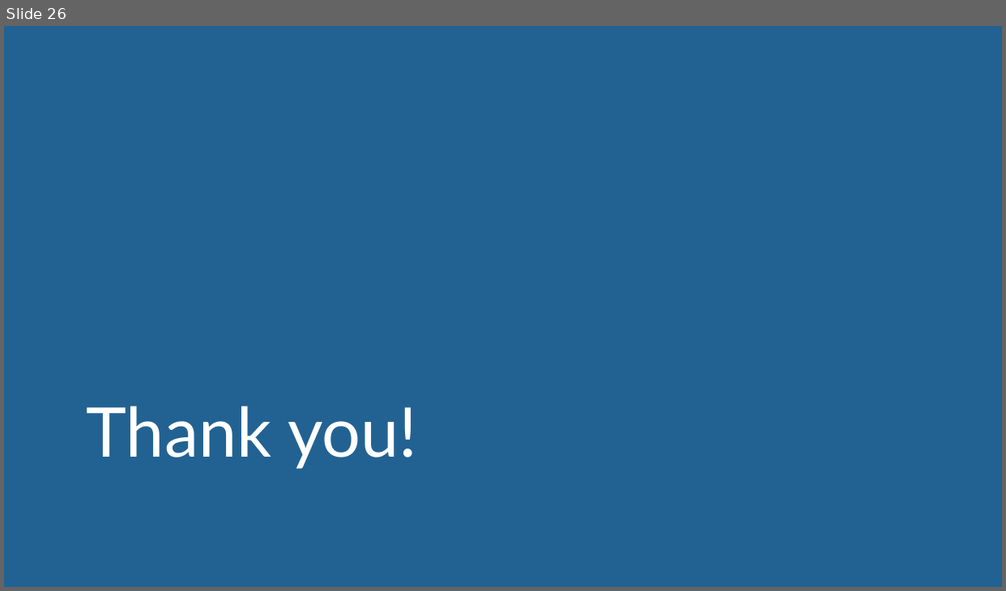
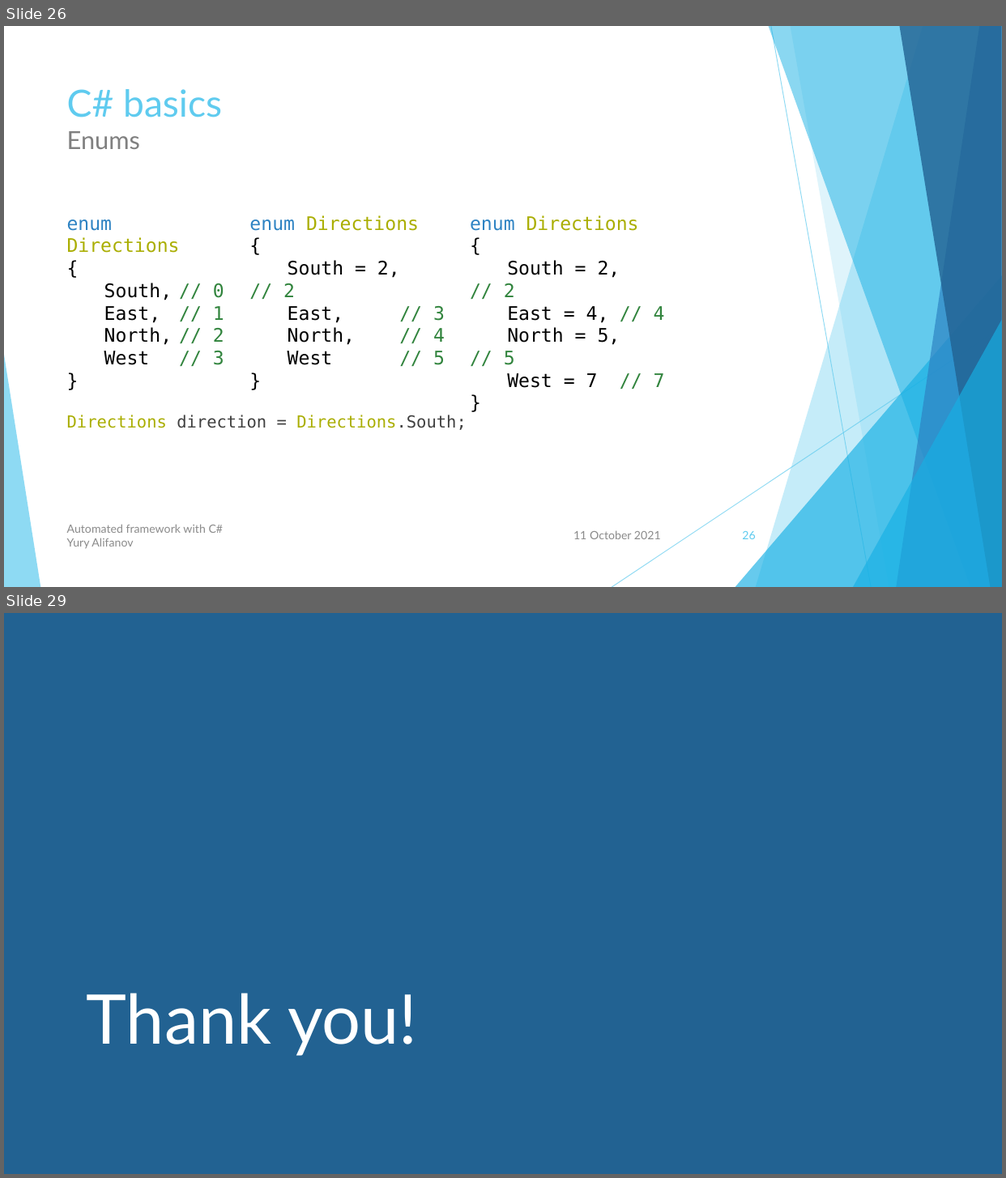
Before and after one commit to user-yalif/ITLeadersCourseAlifanov, a slide deck: Alifanov.ITLeadersCourse/Automated framework with C#.pptx. Shown one above the other, each under a label of ours: slide 26 before the commit, slides 26 and 29 after it; the slides between them are not shown. The pictures are 1006x591 and 1006x1178 pixels, drawn with LibreOffice and Linux fonts; fonts in the diff are those of the drawing. Boxes give left, top, right and bottom in pixels: in the first picture for what was removed or moved away, otherwise in the second. Text is boxed around its words. In the diff, an @@ line names an element or a change of style, - is before the commit and + after.

```diff
--- a/Alifanov.ITLeadersCourse/Automated framework with C#.pptx
+++ b/Alifanov.ITLeadersCourse/Automated framework with C#.pptx
@@ slide 26 added at [4, 26, 1002, 587], background #FFFFFF; not listed: 10 template elements that a slide beside it also shows @@
@@ title added at [67, 89, 222, 149], 36 pt, text #5FCBEF @@
+C# basics
+Enums
@@ text added at [67, 220, 224, 365], 18 pt, text #000000 @@
+enum Directions
+{
+South, // 0
+East, // 1
+North, // 2
+West // 3
+}
@@ text added at [249, 216, 445, 365], 18 pt, text #000000 @@
+enum Directions
+{
+South = 2, // 2
+East, // 3
+North, // 4
+West // 5
+}
@@ text added at [470, 216, 665, 388], 18 pt, text #000000 @@
+enum Directions
+{
+South = 2, // 2
+East = 4, // 4
+North = 5, // 5
+West = 7 // 7
+}
@@ text added at [67, 415, 467, 430], 16 pt, text #AAAE02 @@
+Directions direction = Directions.South;
@@ text added at [67, 524, 224, 549], 11 pt, text #8C8C8C @@
+Automated framework with C#
+Yury Alifanov
@@ text added at [573, 531, 661, 540], 11 pt, text #8C8C8C @@
+11 October 2021
@@ page number added at [742, 531, 755, 540], 11 pt, text #5FCBEF @@
+26
@@ what was slide 26 is now slide 29 @@
```
Also in this commit, not shown: 16 slides changed, 2 other slides added.
